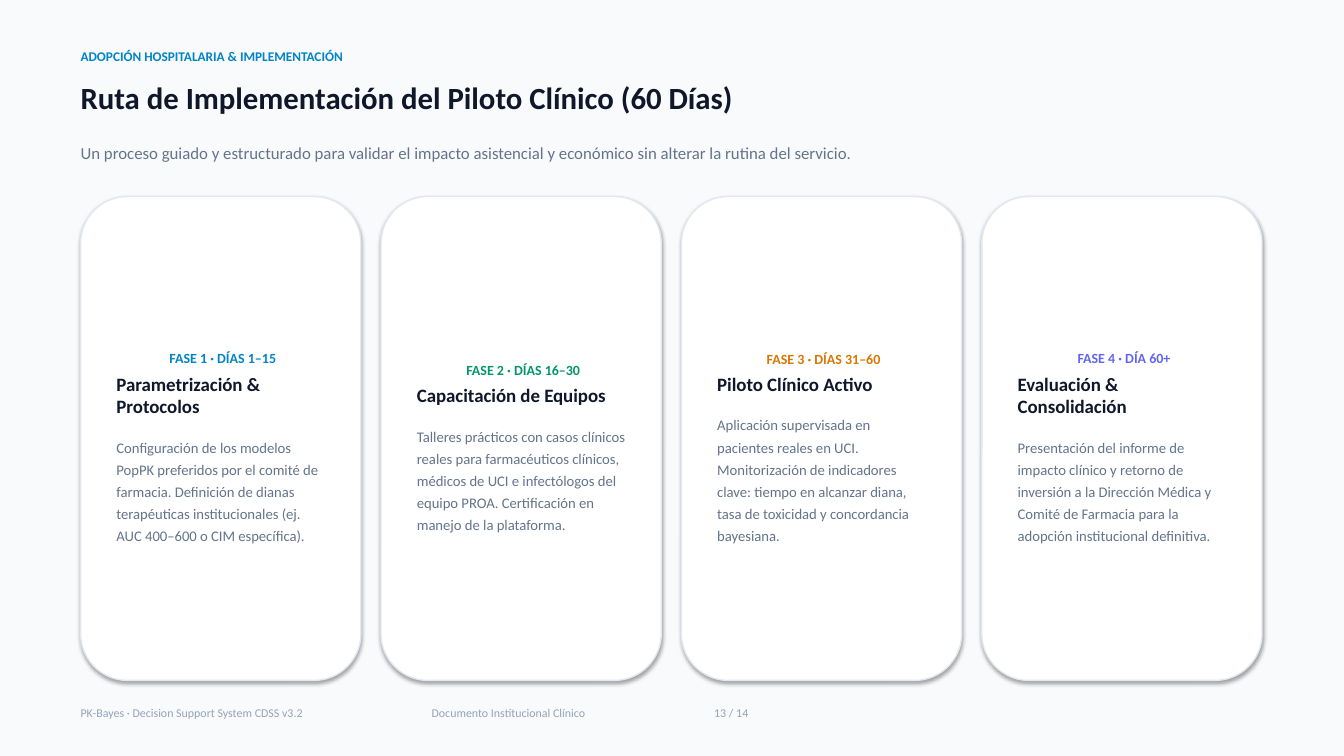
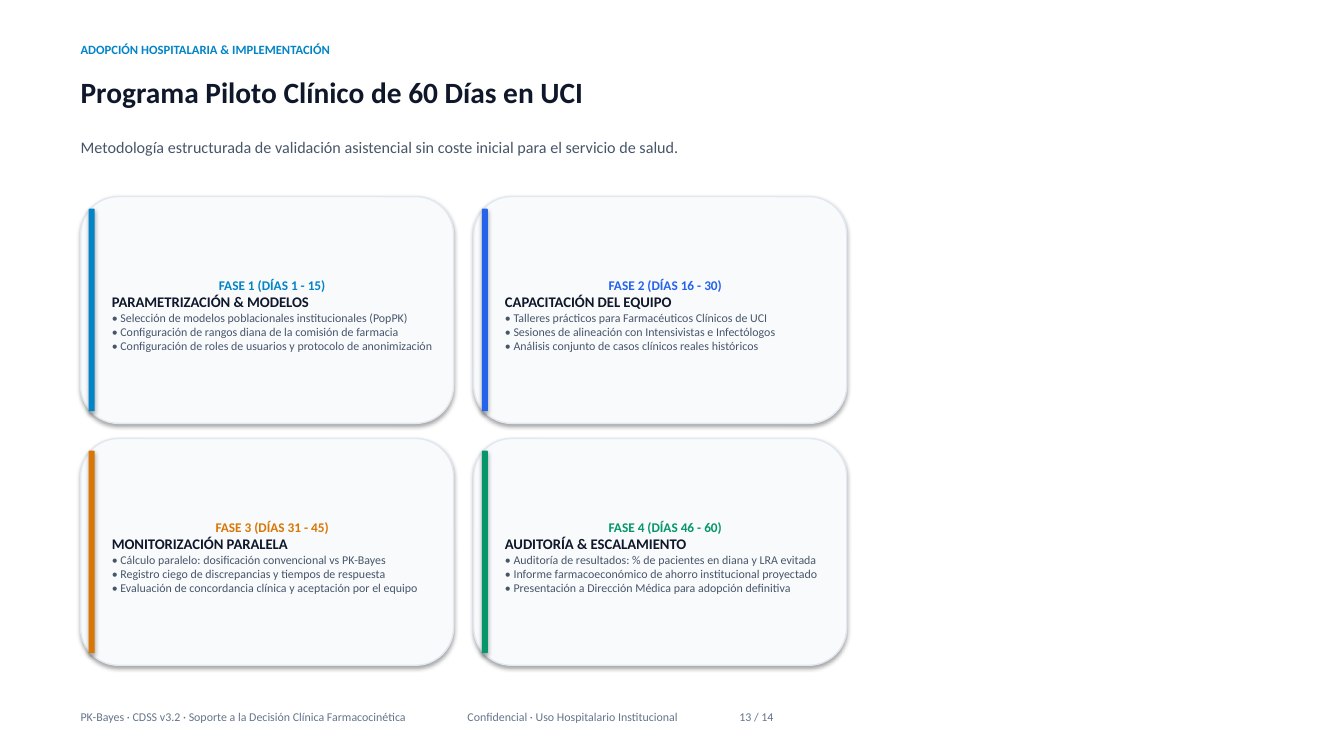
Before and after one commit to PutrefactoSama/Pk-Bayes-Web, a slide deck: slide 13 of assets/docs/PK-Bayes_Presentacion_Clinica_Institucional.pptx. Drawn at 1344x756 pixels with LibreOffice and Linux fonts; fonts in the diff are those of the drawing. Boxes give left, top, right and bottom in pixels: in the first picture for what was removed or moved away, otherwise in the second. Text is boxed around its words. In the diff, an @@ line names an element or a change of style, - is before the commit and + after.

Commit message:
feat(presentation): elevate design with impeccable and ui-ux-pro-max (100% light canvas, scientific charts, double-bezel frames)

```diff
--- a/assets/docs/PK-Bayes_Presentacion_Clinica_Institucional.pptx
+++ b/assets/docs/PK-Bayes_Presentacion_Clinica_Institucional.pptx
@@ background #F8FAFC to #FFFFFF @@
@@ text "ADOPCIÓN HOSPITALARIA & IMPLEMENTACIÓN" at box(81, 44, 330, 54): size 9.5 to 9 pt @@
@@ text at box(81, 82, 583, 108): text changed; size 22 to 21 pt @@
-Ruta de Implementación del Piloto Clínico (60 Días)
+Programa Piloto Clínico de 60 Días en UCI
@@ text at box(81, 142, 678, 156): text changed; size 12 to 11.5 pt; text colour #64748B to #475569 @@
-Un proceso guiado y estructurado para validar el impacto asistencial y económico sin alterar la rutina del servicio.
+Metodología estructurada de validación asistencial sin coste inicial para el servicio de salud.
@@ rounded rectangle "FASE 1 (DÍAS 1 - ...": place and size @@
-rounded rectangle "FASE 1 (DÍAS 1 - ..." at box(81, 197, 361, 681)
+rounded rectangle "FASE 1 (DÍAS 1 - ..." at box(81, 197, 454, 423)
@@ rounded rectangle "FASE 1 (DÍAS 1 - ..." at box(81, 197, 454, 423): fill #FFFFFF to #F8FAFC @@
@@ rounded rectangle added at box(89, 209, 95, 411), fill #0284C7 @@
@@ rounded rectangle removed at box(381, 197, 661, 681) @@
-FASE 2 · DÍAS 16–30
-Capacitación de Equipos
-Talleres prácticos con casos clínicos reales para farmacéuticos clínicos, médicos de UCI e infectólogos del equipo PROA. Certificación en manejo de la plataforma.
@@ rounded rectangle "FASE 2 (DÍAS 16 - ..." at box(474, 197, 847, 423): fill #FFFFFF to #F8FAFC @@
@@ rounded rectangle "FASE 2 (DÍAS 16 - ...": place and size @@
-rounded rectangle "FASE 2 (DÍAS 16 - ..." at box(682, 197, 962, 681)
+rounded rectangle "FASE 2 (DÍAS 16 - ..." at box(474, 197, 847, 423)
@@ rounded rectangle added at box(482, 209, 488, 411), fill #2563EB @@
@@ rounded rectangle removed at box(982, 197, 1262, 681) @@
-FASE 4 · DÍA 60+
-Evaluación & Consolidación
-Presentación del informe de impacto clínico y retorno de inversión a la Dirección Médica y Comité de Farmacia para la adopción institucional definitiva.
@@ text in rounded rectangle at box(112, 279, 432, 352): text changed; size 10.5 to 8.5 pt; text colour #64748B to #475569 @@
-FASE 1 · DÍAS 1–15
-Parametrización & Protocolos
-Configuración de los modelos PopPK preferidos por el comité de farmacia. Definición de dianas terapéuticas institucionales (ej. AUC 400–600 o CIM específica).
+FASE 1 (DÍAS 1 - 15)
+PARAMETRIZACIÓN & MODELOS
+• Selección de modelos poblacionales institucionales (PopPK)
+• Configuración de rangos diana de la comisión de farmacia
+• Configuración de roles de usuarios y protocolo de anonimización
@@ text in rounded rectangle at box(505, 279, 775, 352): text changed; size 10.5 to 8.5 pt; text colour #64748B to #475569 @@
-FASE 3 · DÍAS 31–60
-Piloto Clínico Activo
-Aplicación supervisada en pacientes reales en UCI. Monitorización de indicadores clave: tiempo en alcanzar diana, tasa de toxicidad y concordancia bayesiana.
+FASE 2 (DÍAS 16 - 30)
+CAPACITACIÓN DEL EQUIPO
+• Talleres prácticos para Farmacéuticos Clínicos de UCI
+• Sesiones de alineación con Intensivistas e Infectólogos
+• Análisis conjunto de casos clínicos reales históricos
@@ rounded rectangle added at box(81, 439, 454, 665), fill #F8FAFC, outline #E2E8F0 1 pt, 8.5 pt, text #475569 @@
+FASE 3 (DÍAS 31 - 45)
+MONITORIZACIÓN PARALELA
+• Cálculo paralelo: dosificación convencional vs PK-Bayes
+• Registro ciego de discrepancias y tiempos de respuesta
+• Evaluación de concordancia clínica y aceptación por el equipo
@@ rounded rectangle added at box(474, 439, 847, 665), fill #F8FAFC, outline #E2E8F0 1 pt, 8.5 pt, text #475569 @@
+FASE 4 (DÍAS 46 - 60)
+AUDITORÍA & ESCALAMIENTO
+• Auditoría de resultados: % de pacientes en diana y LRA evitada
+• Informe farmacoeconómico de ahorro institucional proyectado
+• Presentación a Dirección Médica para adopción definitiva
@@ rounded rectangle added at box(89, 451, 95, 653), fill #D97706 @@
@@ rounded rectangle added at box(482, 451, 488, 653), fill #059669 @@
@@ text at box(81, 713, 773, 723): text changed; text colour #94A3B8 to #64748B @@
-PK-Bayes · Decision Support System CDSS v3.2 Documento Institucional Clínico 13 / 14
+PK-Bayes · CDSS v3.2 · Soporte a la Decisión Clínica Farmacocinética Confidencial · Uso Hospitalario Institucional 13 / 14
```
Also in this commit, not shown: 2 other slides changed, 11 slides added, 11 slides removed, 7 other files.
